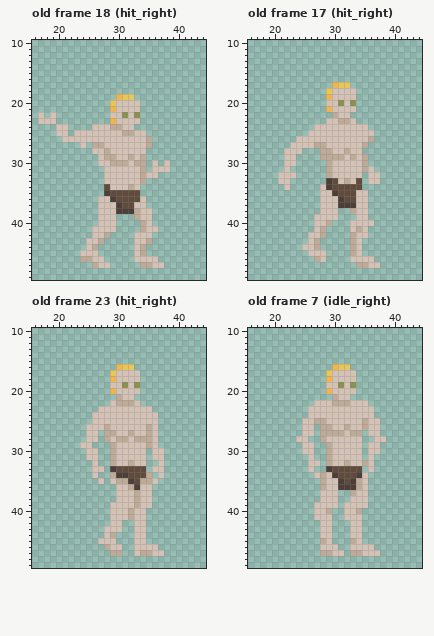
Two versions of one pixel-art file, Sprites/Player/animation.aseprite. That is the earlier state.
64x64 pixels, 33 frames. Shown: old frame 18 (hit_right): x 16..44, y 10..49; old frame 17 (hit_right): x 16..44, y 10..49; old frame 23 (hit_right): x 16..44, y 10..49; old frame 7 (idle_right): x 16..44, y 10..49. The commit also changed other frames, which this record leaves out.
After:
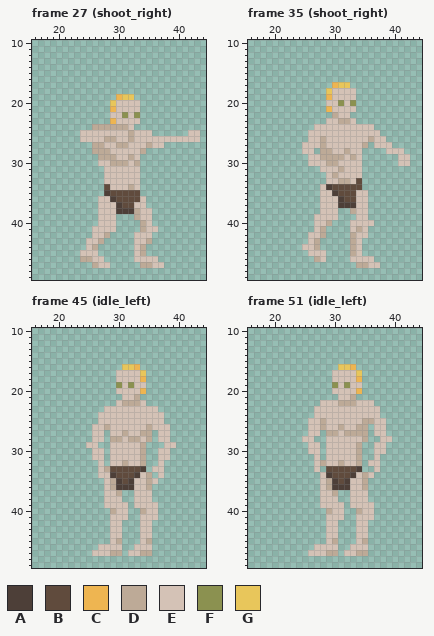
Palette (. is transparent): A #4d3f38  B #604b3d  C #eeb551  D #bdaa97  E #d4c2b6  F #8b9150  G #e8c65b
A new or re-ordered frame is compared with the old frame closest to it.
The edit:
frames 33 -> 88
frames re-ordered
Changed rows in their new state; - is an unchanged pixel.
Frame 27 (shoot_right) is new; against old frame 18 (hit_right), layer "Layer 1":
first column x 17:
22 .-.------------------------
23 ...------------------------
24 ---..----DDD--D------------
25 ---..-.-------E---E------EE
26 ----...----DD--D--EEEEEEEEE
27 -------.-----DD----EE------
28 ---------DD------D---------
29 ----------D------.---------
30 -----------------.-.-.-----
31 -----------------.-...-----
32 -----------------...-------
33 -----------------.---------
Frame 35 (shoot_right) is new; against old frame 17 (hit_right), layer "Layer 1":
first column x 21:
24 ---------------E------
25 ----------------E-----
26 ---..--D--------EE----
27 --..--E---------EEE---
28 -...EE------------EEE-
29 -..--EE-------.-----EE
30 -..--EEE-D----.-----EE
31 -.-----EE-D---..------
32 ...-----ED-----..-----
33 ..------EED----..-----
34 -.--------------------
Frame 45 (idle_left) against old frame 23 (hit_right), layer "Layer 1":
first column x 24:
16 ------.--C------
17 -----.----G-----
18 -----.----C-----
19 -----.FEFEE-----
20 -----.----C-----
21 ------.--D------
22 -----.E--DE-----
23 ---.--------E---
24 --.----------E--
25 --.----------E--
26 -.-----------EE-
27 -.-E.E-DE-D-.EE-
28 -.-E.D-ED-E-.EE-
29 .-E--E----D..-EE
30 -.-E-E----D-.-E-
31 -.-E-E----D-.-E-
32 --.E-E-DE-D-----
33 --.-DB----A-----
34 --.EEABB-AE-----
35 ---.EDAB-EE-----
36 ----EDAAAE-D----
37 ----EED..E------
38 ----EE-..E------
39 ----E---.E--E---
40 -----D--..DEE---
41 --------..-EE---
42 ---------.-E----
43 ----.----.-E----
44 ----.EE--.-E----
45 ---..-D--.-D----
46 ---EE-------.---
47 --EEE---E---..--
Frame 51 (idle_left) is new; against old frame 7 (idle_right), layer "Layer 1":
first column x 24:
16 ------.--C------
17 -----.----G-----
18 -----.----C-----
19 -----.FEFEE-----
20 -----.----C-----
21 ------.--D------
22 ---.--E--D--E---
23 --.----------E--
24 --.----------E--
25 -.-E--------D-E-
26 -.-E-E-DE-D-.-E-
27 -.-E.--ED--D.-E-
28 .-E-.------D-.-E
29 -.-E-E----D-.-E-
30 -.-E-E----D-.-E-
31 --.E-E----D-.E--
32 --.-DE-DE-D.-E--
33 --.E-B----A-.E--
34 ---.EAB--AEDE---
35 ----EDABAEED----
36 ----EDA--EED----
37 ------D--E------
39 ---.---E.---E---
40 ---..-EE..-EE---
41 ---..-EE..-EE---
42 ----.-E--.-E----
43 ----.-E--.-E----
44 ----.-E--.-E----
45 ----.-D--.-D----
46 ---E--------.---
47 --EEE-D.EE-D..--
Where, in picture pixels (left, top, right, bottom), the same in both pictures:
changed: (38, 112, 200, 184)
changed: (278, 124, 410, 190)
changed: (80, 364, 176, 556)
changed: (296, 364, 392, 556)
